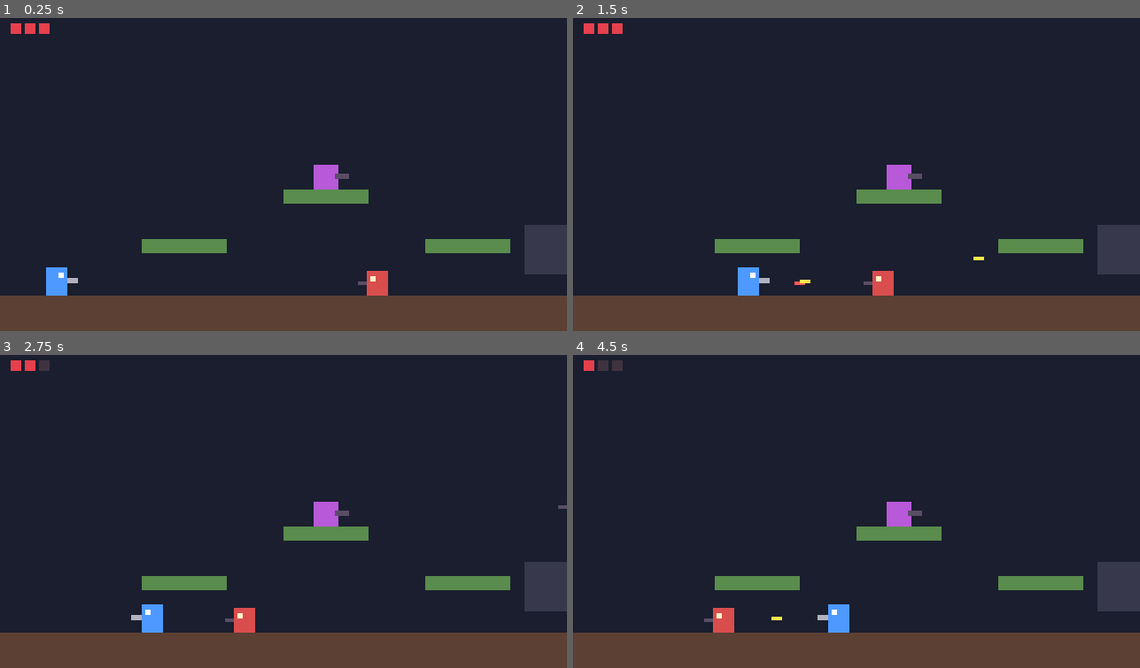
Above: before the commit, frames 1-4 (two rows, left to right).
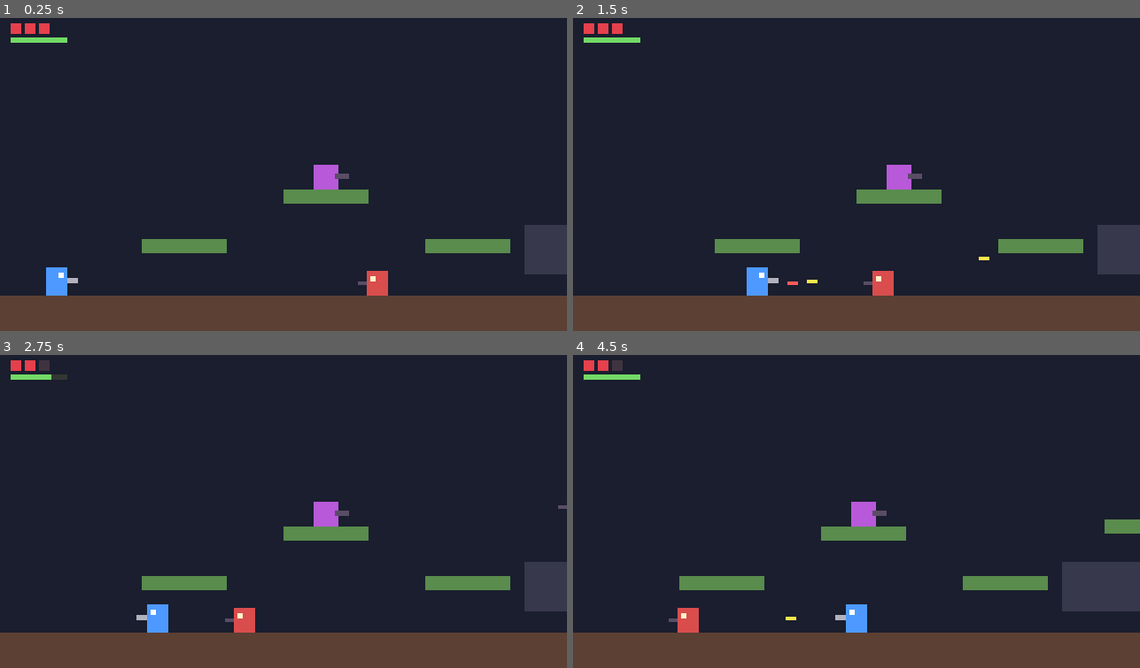
Above: after the commit, the same moments.

Repository: larrycxcx/zonebreaker-public
Game: Godot game, scene res://scenes/main.tscn
Two runs of this game, one before a commit and one after it. Both use one fixed random seed, a clock stepped at 60 frames per second and the inputs below.
Inputs:
- Up to frame 1 (0.25 s): no input
- Up to frame 2 (1.5 s): hold S (crouch) 0.53-1.28 s; hold D (move_right) from 0.53 s (still down); tap Space (jump) at 0.77, 1.07 s; tap J (shoot) at 0.8, 1.35 s
- Up to frame 3 (2.75 s): tap Space (jump) at 1.52, 1.82, 2.3 s; tap Alt (sprint, bound only after the commit) at 1.55 s; release D (move_right) at 2.03 s; hold A (move_left) from 2.03 s (still down); hold Alt (sprint, bound only after the commit) from 2.03 s (still down)
- Up to frame 4 (4.5 s): release A (move_left) at 2.78 s; release Alt (sprint, bound only after the commit) at 2.78 s; hold D (move_right) 2.78-4.28 s; tap Space (jump) at 2.85, 3.02, 3.32, 3.77, 4.07 s; tap S (crouch) at 3.05 s; hold S (crouch) 3.53-4.28 s; tap J (shoot) at 3.8, 4.35 s; hold A (move_left) from 4.28 s (still down)

The runs differ from the first frame. In frame 1, 0.2% of the frame differs, in the area x 1-12%, y 6-8%; in frame 2, 0.6%; in frame 3, 0.4%; in frame 4, 5.1%, in the area x 1-100%, y 1-89%.

Commit message:
Add Alt sprint with stamina, and raise prone speed to 60%
- Holding Alt while moving runs at 120% speed and drains 35 stamina/s
  from a pool of 100; standing still with Alt held costs nothing and
  sprint is ignored while lying down
- Stamina refills at 25/s after a 0.5s delay; once it runs dry the
  player must recover to 25% before sprinting again, so holding the key
  does not stutter between sprint and walk around zero
- Exhaustion is updated before stamina_changed fires, so listeners see
  a consistent state
- Prone movement speed goes from 45% to 60%
- HUD shows a stamina bar under the health pips, orange while exhausted
- New sprint test suite (27 checks); fault injection on the speed scale,
  recovery threshold and regen delay each trips it

Co-Authored-By: Claude Opus 5 <noreply@anthropic.com>

Diff:
--- a/project.godot
+++ b/project.godot
@@ -51,6 +51,11 @@
 , Object(InputEventKey,"resource_local_to_scene":false,"resource_name":"","device":-1,"window_id":0,"alt_pressed":false …(186 unchanged characters)…
 ]
 }
+sprint={
+"deadzone": 0.2,
+"events": [Object(InputEventKey,"resource_local_to_scene":false,"resource_name":"","device":-1,"window_id":0,"alt_pressed":false,"shift_pressed":false,"ctrl_pressed":false,"meta_pressed":false,"pressed":false,"keycode":0,"physical_keycode":4194328,"key_label":0,"unicode":0,"location":0,"echo":false,"script":null)
+]
+}
 shoot={
 "deadzone": 0.2,
 "events": [Object(InputEventKey,"resource_local_to_scene":false,"resource_name":"","device":-1,"window_id":0,"alt_press …(192 unchanged characters)…
--- a/scenes/hud.tscn
+++ b/scenes/hud.tscn
@@ -13,6 +13,20 @@
 mouse_filter = 2
 theme_override_constants/separation = 2
 
+[node name="StaminaBar" type="ColorRect" parent="."]
+offset_left = 6.0
+offset_top = 14.0
+offset_right = 38.0
+offset_bottom = 17.0
+mouse_filter = 2
+color = Color(0.2, 0.22, 0.2, 1)
+
+[node name="Fill" type="ColorRect" parent="StaminaBar"]
+offset_right = 32.0
+offset_bottom = 3.0
+mouse_filter = 2
+color = Color(0.45, 0.85, 0.4, 1)
+
 [node name="Message" type="Label" parent="."]
 anchors_preset = -1
 offset_left = 110.0
--- a/scripts/hud.gd
+++ b/scripts/hud.gd
@@ -1,14 +1,20 @@
 extends CanvasLayer
-## 临时 HUD：左上角用小方块显示血量，死亡时显示提示。完整 HUD 留到第 5 步。
+## 临时 HUD：左上角用小方块显示血量、下面一条体力条，死亡时显示提示。完整 HUD 留到第 5 步。
 
 const PIP_SIZE := Vector2(6, 6)
 const PIP_FULL := Color(0.9, 0.25, 0.3)
 const PIP_EMPTY := Color(0.25, 0.2, 0.25)
+const STAMINA_READY := Color(0.45, 0.85, 0.4)
+## 体力低于能重新起跑的门槛时变色，提示玩家现在跑不动。
+const STAMINA_TIRED := Color(0.85, 0.5, 0.25)
 
 var _pips: Array[ColorRect] = []
+var _player: Player
 
 @onready var _pip_row: HBoxContainer = $PipRow
 @onready var _message: Label = $Message
+@onready var _stamina_bar: ColorRect = $StaminaBar
+@onready var _stamina_fill: ColorRect = $StaminaBar/Fill
 
 
 func _ready() -> void:
@@ -16,10 +22,13 @@
 	var player := get_tree().get_first_node_in_group("player") as Player
 	if player == null:
 		return
+	_player = player
 	player.health_changed.connect(_on_health_changed)
+	player.stamina_changed.connect(_on_stamina_changed)
 	player.died.connect(_on_player_died)
 	# 直接读当前值，不依赖 Player._ready 里那次 emit 的先后顺序。
 	_on_health_changed(player.health, player.max_health)
+	_on_stamina_changed(player.stamina, player.max_stamina)
 
 
 func _on_health_changed(health: int, max_health: int) -> void:
@@ -33,5 +42,11 @@
 		_pips[i].color = PIP_FULL if i < health else PIP_EMPTY
 
 
+func _on_stamina_changed(stamina: float, max_stamina: float) -> void:
+	var ratio := stamina / max_stamina if max_stamina > 0.0 else 0.0
+	_stamina_fill.size.x = roundf(_stamina_bar.size.x * ratio)
+	_stamina_fill.color = STAMINA_TIRED if _player.is_exhausted() else STAMINA_READY
+
+
 func _on_player_died() -> void:
 	_message.show()
--- a/scripts/player.gd
+++ b/scripts/player.gd
@@ -4,6 +4,7 @@
 
 signal health_changed(health: int, max_health: int)
 signal died
+signal stamina_changed(stamina: float, max_stamina: float)
 
 @export var bullet_scene: PackedScene
 
@@ -32,8 +33,22 @@
 @export var jump_buffer_time := 0.1
 
 @export_group("Crouch")
-## 蹲下时的移动速度倍率。
-@export var crouch_speed_scale := 0.45
+## 趴下时的移动速度倍率。
+@export var crouch_speed_scale := 0.6
+
+@export_group("Sprint")
+## 奔跑时的移动速度倍率。
+@export var sprint_speed_scale := 1.2
+@export var max_stamina := 100.0
+## 奔跑时每秒消耗的体力。满体力大约能连续跑 max_stamina / stamina_drain 秒。
+@export var stamina_drain := 35.0
+## 停止奔跑后每秒恢复的体力。
+@export var stamina_regen := 25.0
+## 停止奔跑后隔多久才开始恢复。
+@export var stamina_regen_delay := 0.5
+## 体力耗尽后，要恢复到这个比例才能再次奔跑。
+## 否则一直按着奔跑键时，体力会在 0 附近刚回一点就被用掉，人物一顿一顿地时快时慢。
+@export_range(0.0, 1.0) var stamina_recover_ratio := 0.25
 
 @export_group("Shooting")
 @export var fire_cooldown := 0.15
@@ -47,12 +62,16 @@
 var facing := 1
 var health := 0
 var is_crouching := false
+var is_sprinting := false
+var stamina := 0.0
 
 var _coyote_timer := 0.0
 var _jump_buffer_timer := 0.0
 var _fire_timer := 0.0
 var _invincible_timer := 0.0
 var _dead := false
+var _exhausted := false
+var _stamina_regen_timer := 0.0
 
 @onready var _visual: Node2D = $Visual
 @onready var _muzzle: Marker2D = $Visual/Muzzle
@@ -65,6 +84,8 @@
 func _ready() -> void:
 	health = max_health
 	health_changed.emit(health, max_health)
+	stamina = max_stamina
+	stamina_changed.emit(stamina, max_stamina)
 	# HeadCheck 正好覆盖「站起来需要多出来的那段空间」：从站立头顶到趴下后的头顶。
 	# 按常量算而不是写死在场景里，改下蹲高度时不会不同步。
 	var headroom := STAND_HEIGHT - CROUCH_HEIGHT
@@ -124,14 +145,58 @@
 
 func _handle_horizontal(delta: float) -> void:
 	var direction := Input.get_axis("move_left", "move_right")
+	_update_sprint(delta, direction)
 	var control := 1.0 if is_on_floor() else air_control
-	var speed := move_speed * (crouch_speed_scale if is_crouching else 1.0)
+	var speed := move_speed * _speed_scale()
 	if direction != 0.0:
 		facing = signi(direction)
 		_visual.scale.x = facing
 		velocity.x = move_toward(velocity.x, direction * speed, acceleration * control * delta)
 	else:
 		velocity.x = move_toward(velocity.x, 0.0, friction * control * delta)
+
+
+func _speed_scale() -> float:
+	if is_crouching:
+		return crouch_speed_scale
+	if is_sprinting:
+		return sprint_speed_scale
+	return 1.0
+
+
+## 按住奔跑键且正在移动时加速并消耗体力；不跑的时候隔一小段时间开始回体力。
+## 原地按着奔跑键不算奔跑，也不耗体力；趴着不能奔跑。
+func _update_sprint(delta: float, direction: float) -> void:
+	var wants := Input.is_action_pressed("sprint") and direction != 0.0 and not is_crouching
+	is_sprinting = wants and not _exhausted and stamina > 0.0
+
+	# 先更新 _exhausted 再改体力：stamina_changed 发出时状态已经是最新的，HUD 据此变色。
+	if is_sprinting:
+		var drained := stamina - stamina_drain * delta
+		if drained <= 0.0:
+			_exhausted = true
+		_set_stamina(drained)
+		_stamina_regen_timer = stamina_regen_delay
+	elif _stamina_regen_timer > 0.0:
+		_stamina_regen_timer -= delta
+	else:
+		var regained := stamina + stamina_regen * delta
+		if _exhausted and regained >= max_stamina * stamina_recover_ratio:
+			_exhausted = false
+		_set_stamina(regained)
+
+
+## 体力耗尽、还没恢复到能重新起跑的程度。
+func is_exhausted() -> bool:
+	return _exhausted
+
+
+func _set_stamina(value: float) -> void:
+	var clamped := clampf(value, 0.0, max_stamina)
+	if clamped == stamina:
+		return
+	stamina = clamped
+	stamina_changed.emit(stamina, max_stamina)
 
 
 func _update_crouch() -> void:
--- a/tests/game_test.gd
+++ b/tests/game_test.gd
@@ -7,7 +7,7 @@
 ## 为此会直接读写被测对象的私有成员（`_fire_timer` 之类），这是有意为之，
 ## 比为测试在游戏代码里开一堆公开接口更划算。
 
-const ACTIONS := ["move_left", "move_right", "jump", "crouch", "shoot"]
+const ACTIONS := ["move_left", "move_right", "jump", "crouch", "sprint", "shoot"]
 
 ## 由 runner 注入。SceneTree 脚本里 `await tree.physics_frame` 才能推进物理。
 var tree: SceneTree
--- a/tests/run_tests.gd
+++ b/tests/run_tests.gd
@@ -4,12 +4,13 @@
 ##   & $godot --headless --path . --script res://tests/run_tests.gd
 ##   & $godot --headless --path . --script res://tests/run_tests.gd -- crouch
 ##
-## 加 `-- <名字>` 只跑指定的一组，不加就全跑。全部通过退出码为 0，有失败为 1。
+## 加 `-- <名字>`（player / enemies / crouch / sprint）只跑指定的一组，不加就全跑。全部通过退出码为 0，有失败为 1。
 
 const SUITES := {
 	"player": "res://tests/test_player.gd",
 	"enemies": "res://tests/test_enemies.gd",
 	"crouch": "res://tests/test_crouch.gd",
+	"sprint": "res://tests/test_sprint.gd",
 }
 
 
--- a/tests/test_crouch.gd
+++ b/tests/test_crouch.gd
@@ -50,8 +50,8 @@
 	Input.action_press("crouch")
 	await frames(40)
 	var crouching_speed := absf(player.velocity.x)
-	check("crouch walk is much slower", crouching_speed < standing_speed * 0.6 and crouching_speed > 1.0, "%.1f vs %.1f" % [crouching_speed, standing_speed])
-	check("crouch speed is 45% of walking", absf(crouching_speed - standing_speed * 0.45) < 2.0, "%.1f" % crouching_speed)
+	check("crouch walk is slower", crouching_speed < standing_speed * 0.8 and crouching_speed > 1.0, "%.1f vs %.1f" % [crouching_speed, standing_speed])
+	check("crouch speed is 60% of walking", absf(crouching_speed - standing_speed * 0.6) < 1.0, "%.1f" % crouching_speed)
 
 
 func test_cannot_crouch_in_mid_air() -> void:
--- /dev/null
+++ b/tests/test_sprint.gd
@@ -0,0 +1,143 @@
+extends GameTest
+## 奔跑与体力：加速、消耗、耗尽后的恢复门槛、停下后自动回复、HUD 体力条。
+
+## 矮通道右边到右墙之间有 280px 的空地，够跑一段测速度。
+const RUNWAY_X := 370.0
+
+
+func start_on_runway() -> void:
+	await reset_scene()
+	player.global_position = Vector2(RUNWAY_X, 152)
+	player.velocity = Vector2.ZERO
+	await frames(10)
+
+
+func fill_width() -> float:
+	return (main.get_node("HUD/StaminaBar/Fill") as ColorRect).size.x
+
+
+func bar_width() -> float:
+	return (main.get_node("HUD/StaminaBar") as ColorRect).size.x
+
+
+func test_starts_with_full_stamina() -> void:
+	await start_on_runway()
+	check("stamina starts full", player.stamina == player.max_stamina, "%.1f / %.1f" % [player.stamina, player.max_stamina])
+	check("hud stamina bar is full", fill_width() == bar_width(), "%.0f / %.0f" % [fill_width(), bar_width()])
+	check("not sprinting at rest", not player.is_sprinting and not player.is_exhausted())
+
+
+func test_sprinting_is_faster() -> void:
+	await start_on_runway()
+	Input.action_press("move_right")
+	await frames(30)
+	var walking := absf(player.velocity.x)
+	Input.action_press("sprint")
+	await frames(20)
+	var sprinting := absf(player.velocity.x)
+	check("walk speed is the normal speed", is_equal_approx(walking, player.move_speed), "%.1f" % walking)
+	check("sprint is 120% of normal speed", is_equal_approx(sprinting, player.move_speed * 1.2), "%.1f" % sprinting)
+	check("is_sprinting is set", player.is_sprinting)
+
+	Input.action_release("sprint")
+	await frames(20)
+	check("back to normal speed when released", is_equal_approx(absf(player.velocity.x), player.move_speed), "%.1f" % absf(player.velocity.x))
+
+
+func test_sprint_drains_stamina_only_while_moving() -> void:
+	await start_on_runway()
+	# 原地按住奔跑键：不算奔跑，不耗体力。
+	Input.action_press("sprint")
+	await frames(30)
+	check("holding sprint while standing still costs nothing", player.stamina == player.max_stamina and not player.is_sprinting, "%.1f" % player.stamina)
+
+	Input.action_press("move_right")
+	await frames(30) # 0.5 秒 × 35/秒 ≈ 17.5
+	var spent := player.max_stamina - player.stamina
+	check("sprinting drains stamina at ~35/s", absf(spent - 17.5) < 1.5, "spent %.1f" % spent)
+	var expected_width := roundf(bar_width() * player.stamina / player.max_stamina)
+	check("hud bar shrinks with stamina", fill_width() == expected_width and fill_width() < bar_width(), "%.0f (expected %.0f)" % [fill_width(), expected_width])
+
+
+func test_cannot_sprint_while_lying_down() -> void:
+	await start_on_runway()
+	Input.action_press("crouch")
+	await frames(5)
+	Input.action_press("sprint")
+	Input.action_press("move_right")
+	await frames(40)
+	check("lying down ignores sprint", not player.is_sprinting, str(player.is_sprinting))
+	check("speed stays at 60% while lying down", is_equal_approx(absf(player.velocity.x), player.move_speed * 0.6), "%.1f" % absf(player.velocity.x))
+	check("no stamina spent while lying down", player.stamina == player.max_stamina, "%.1f" % player.stamina)
+
+
+func test_running_out_of_stamina() -> void:
+	await start_on_runway()
+	player.stamina = 5.0
+	Input.action_press("sprint")
+	Input.action_press("move_right")
+	await frames(20) # 5 点体力大约 0.14 秒就跑光
+	check("stamina runs out", player.stamina == 0.0, "%.2f" % player.stamina)
+	check("player is exhausted", player.is_exhausted() and not player.is_sprinting)
+	await frames(10)
+	check("exhausted player drops back to normal speed", is_equal_approx(absf(player.velocity.x), player.move_speed), "%.1f" % absf(player.velocity.x))
+	check("hud bar turns the tired colour", (main.get_node("HUD/StaminaBar/Fill") as ColorRect).color == preload("res://scripts/hud.gd").STAMINA_TIRED)
+
+
+func test_exhausted_player_must_recover_before_sprinting_again() -> void:
+	await start_on_runway()
+	player.stamina = 3.0
+	Input.action_press("sprint")
+	Input.action_press("move_right")
+	# 一直按着奔跑键：先耗尽，然后在体力回到 25% 之前都不能再跑。
+	var was_exhausted := false
+	var sprinted_while_exhausted := false
+	var resumed_at := -1.0
+	for i in 240:
+		await tree.physics_frame
+		# 别撞上右墙：贴墙时速度为 0，看不出是不是真的在跑。
+		if player.global_position.x > 600.0:
+			player.global_position.x = RUNWAY_X
+		if player.is_exhausted():
+			# 跑光的那一帧本身是在奔跑中用掉最后一点体力，is_sprinting 仍为真，属于正常交接；
+			# 从下一帧起还在跑才是 bug。
+			if was_exhausted and player.is_sprinting:
+				sprinted_while_exhausted = true
+			was_exhausted = true
+			continue
+		if was_exhausted and player.is_sprinting:
+			# 恢复奔跑后 25 点体力很快又会跑光，再观察下去就是第二轮了，到此为止。
+			resumed_at = player.stamina
+			break
+	check("stamina ran out first", was_exhausted)
+	check("no sprinting until stamina recovers to 25%", not sprinted_while_exhausted)
+	check("sprint resumes once recovered", resumed_at > 0.0, "resumed at %.1f" % resumed_at)
+	check("resumed right around the 25% threshold", resumed_at >= 24.0 and resumed_at < 27.0, "%.1f" % resumed_at)
+
+
+func test_stamina_regenerates_after_stopping() -> void:
+	await start_on_runway()
+	Input.action_press("sprint")
+	Input.action_press("move_right")
+	await frames(40)
+	Input.action_release("sprint")
+	var after_sprint := player.stamina
+	check("some stamina was spent", after_sprint < player.max_stamina - 10.0, "%.1f" % after_sprint)
+
+	await frames(20) # 0.33 秒，还在 0.5 秒的恢复延迟内
+	check("no regen during the short delay", player.stamina == after_sprint, "%.2f -> %.2f" % [after_sprint, player.stamina])
+
+	await frames(30) # 过了延迟，再回复约 0.33 秒 × 25/秒
+	check("stamina regenerates after the delay", player.stamina > after_sprint + 5.0, "%.2f -> %.2f" % [after_sprint, player.stamina])
+
+	await frames(180)
+	check("stamina refills to max and stops there", player.stamina == player.max_stamina, "%.2f" % player.stamina)
+	check("hud bar is full again", fill_width() == bar_width())
+
+
+func test_regen_also_works_while_walking() -> void:
+	await start_on_runway()
+	player.stamina = 50.0
+	Input.action_press("move_left")
+	await frames(60)
+	check("walking without sprint regenerates stamina", player.stamina > 60.0, "%.1f" % player.stamina)
Not shown, added: tests/test_sprint.gd.uid
